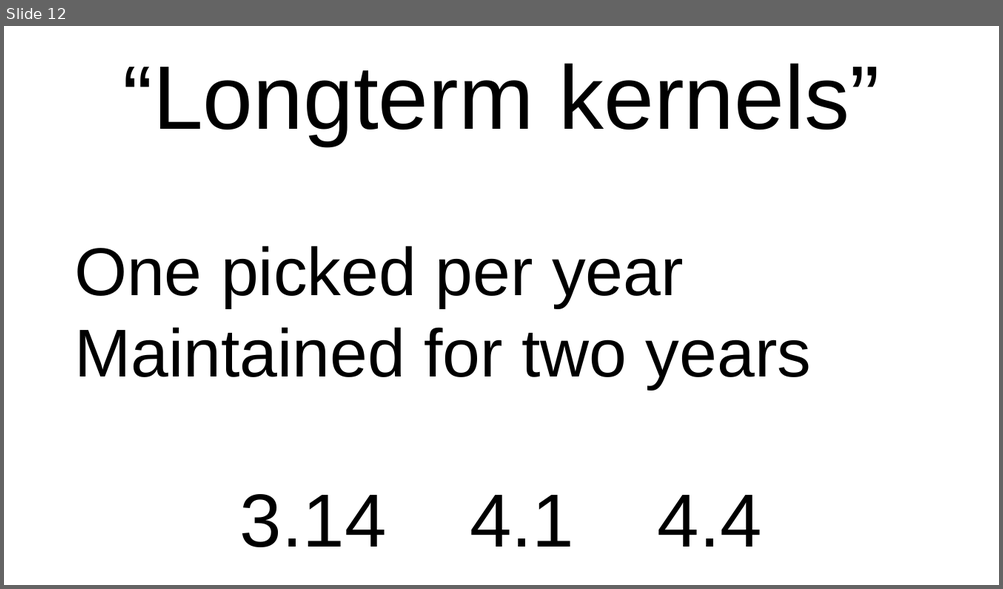
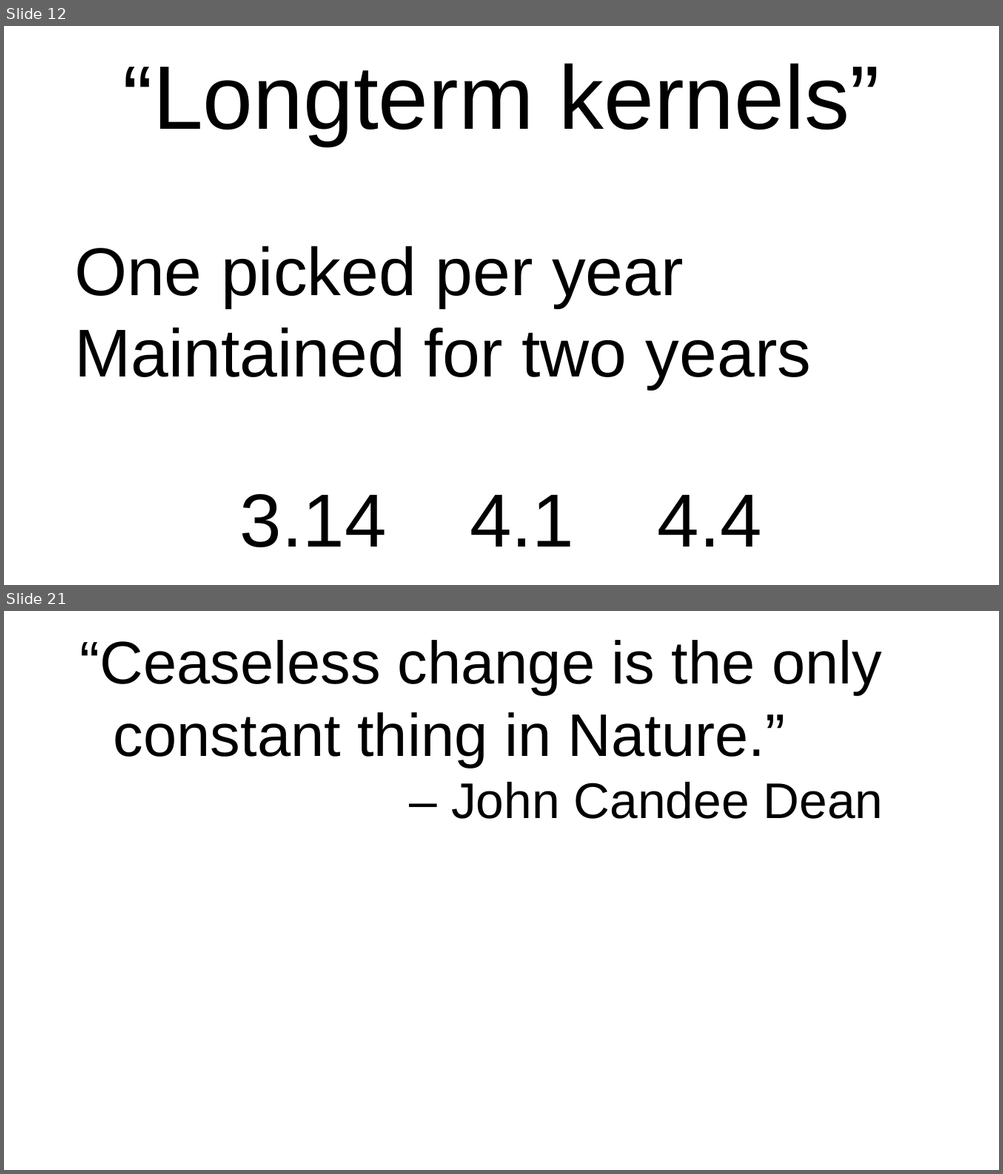
Before and after one commit to gregkh/kernel-development, a slide deck: kernel-development-16x9.odp. Shown one above the other, each under a label of ours: slide 12 before the commit, slides 12 and 21 after it; the slides between them are not shown. The pictures are 1003x589 and 1003x1174 pixels, drawn with LibreOffice and Linux fonts; fonts in the diff are those of the drawing. Boxes give left, top, right and bottom in pixels: in the first picture for what was removed or moved away, otherwise in the second. Text is boxed around its words. In the diff, an @@ line names an element or a change of style, - is before the commit and + after.

```diff
--- a/kernel-development-16x9.odp
+++ b/kernel-development-16x9.odp
@@ slide 21 added at bbox=[4, 611, 999, 1170], background #FFFFFF @@
@@ text added at bbox=[80, 640, 883, 819], 48 pt, text #000000 @@
+“Ceaseless change is the only
+constant thing in Nature.”
+– John Candee Dean
```
Also in this commit, not shown: 4 slides changed, 11 other slides added, 2 slides removed, 2 other files.
